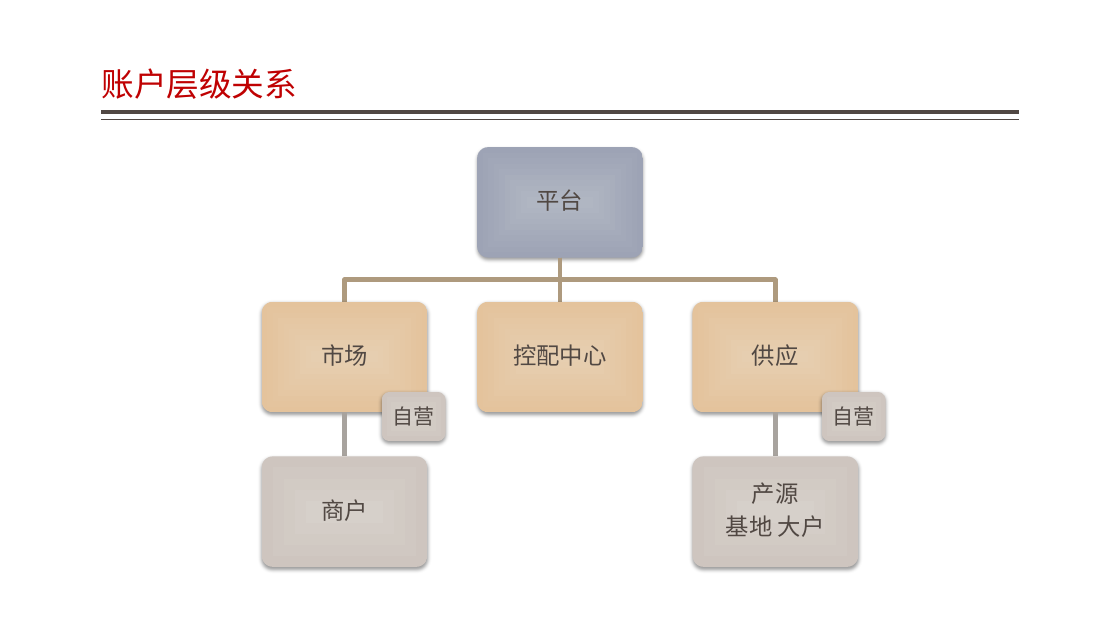
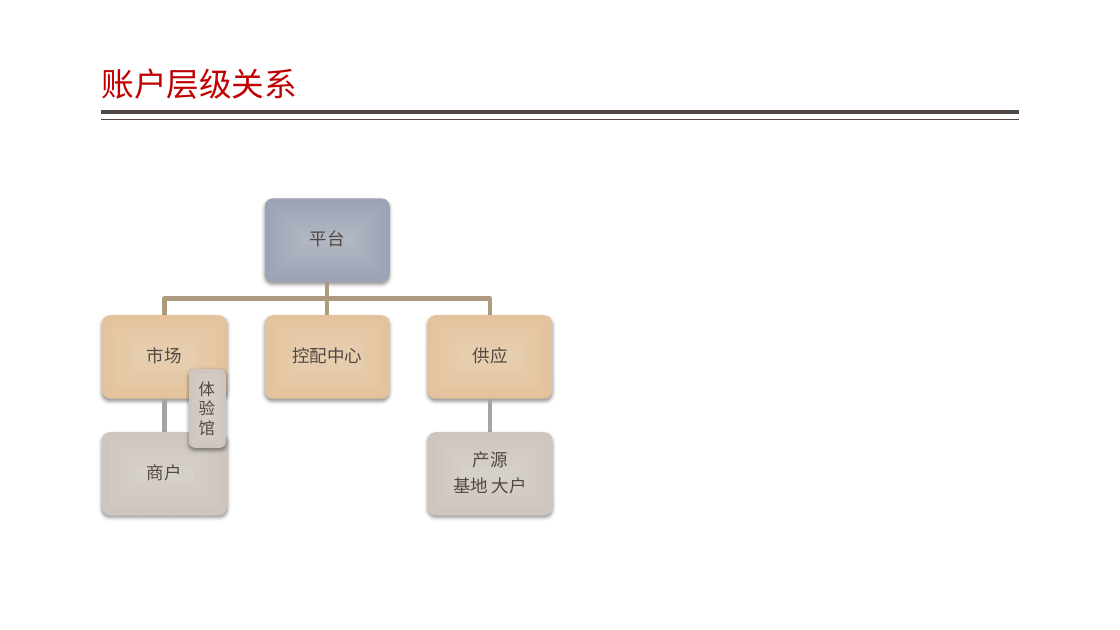
Before and after one commit to jzgi/chainsmart, a slide deck: slide 19 of Docs/品链应用参考设计.pptx (slide 20 before the commit). Drawn at 1120x630 pixels with LibreOffice and Linux fonts; fonts in the diff are those of the drawing. Boxes give left, top, right and bottom in pixels: in the first picture for what was removed or moved away, otherwise in the second. Text is boxed around its words. In the diff, an @@ line names an element or a change of style, - is before the commit and + after.

```diff
--- a/Docs/品链应用参考设计.pptx
+++ b/Docs/品链应用参考设计.pptx
@@ text "平台": place and size @@
-text "平台" at <box>537,189,584,211</box>
+text "平台" at <box>310,230,345,247</box>
@@ freeform shape: place and size @@
-freeform shape at <box>556,258,565,302</box>
+freeform shape at <box>323,282,332,316</box>
@@ freeform shape: place and size @@
-freeform shape at <box>344,258,560,302</box>
+freeform shape at <box>328,282,491,316</box>
@@ text "市场": place and size @@
-text "市场" at <box>321,344,368,366</box>
+text "市场" at <box>147,347,182,364</box>
@@ rounded rectangle: place and size @@
-rounded rectangle at <box>262,302,428,412</box>
+rounded rectangle at <box>265,315,390,398</box>
@@ text "控配中心": place and size @@
-text "控配中心" at <box>513,344,606,366</box>
+text "控配中心" at <box>292,347,362,364</box>
@@ rounded rectangle: place and size @@
-rounded rectangle at <box>477,302,643,412</box>
+rounded rectangle at <box>428,315,553,398</box>
@@ text "供应": place and size @@
-text "供应" at <box>752,344,799,366</box>
+text "供应" at <box>473,347,508,364</box>
@@ rounded rectangle added at <box>189,369,226,448</box>, fill gradient #D7D0CA to #CFC7BF, 14 pt, text #514843 @@
+体验馆
@@ rounded rectangle removed at <box>381,392,445,441</box> @@
-自营
@@ freeform shape: place and size @@
-freeform shape at <box>340,413,349,457</box>
+freeform shape at <box>486,399,494,433</box>
@@ rounded rectangle removed at <box>822,392,886,441</box> @@
-自营
@@ group added at <box>102,198,390,515</box>: 3 rounded rectangles, 2 freeform shapes @@
@@ text "商户": place and size @@
-text "商户" at <box>321,499,368,521</box>
+text "商户" at <box>147,464,182,481</box>
@@ rounded rectangle: place and size @@
-rounded rectangle at <box>262,456,428,566</box>
+rounded rectangle at <box>428,432,553,515</box>
@@ size 20 to 15 pt; less space between paragraphs in 6 elements at <box>147,347,182,364</box>, <box>292,347,362,364</box>, <box>147,464,182,481</box>, <box>310,230,345,247</box>, <box>473,347,508,364</box>, <box>453,451,527,493</box> @@
@@ text "产源": place and size @@
-text "产源" at <box>726,482,825,537</box>
+text "产源" at <box>453,451,527,493</box>
@@ group removed at <box>477,147,858,566</box>: 3 rounded rectangles, 2 freeform shapes @@
```
Also in this commit, not shown: 3 other slides changed, 1 slide added, 2 slides removed, 5 other files.
